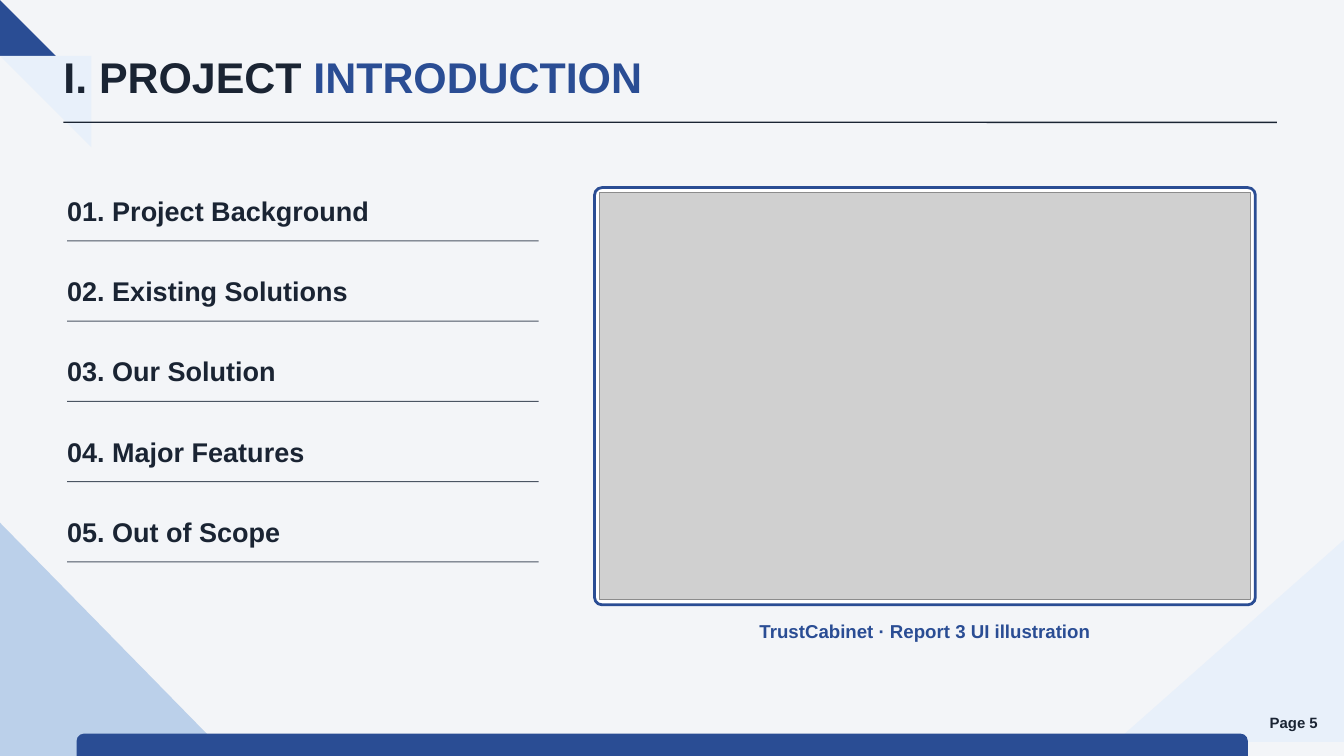
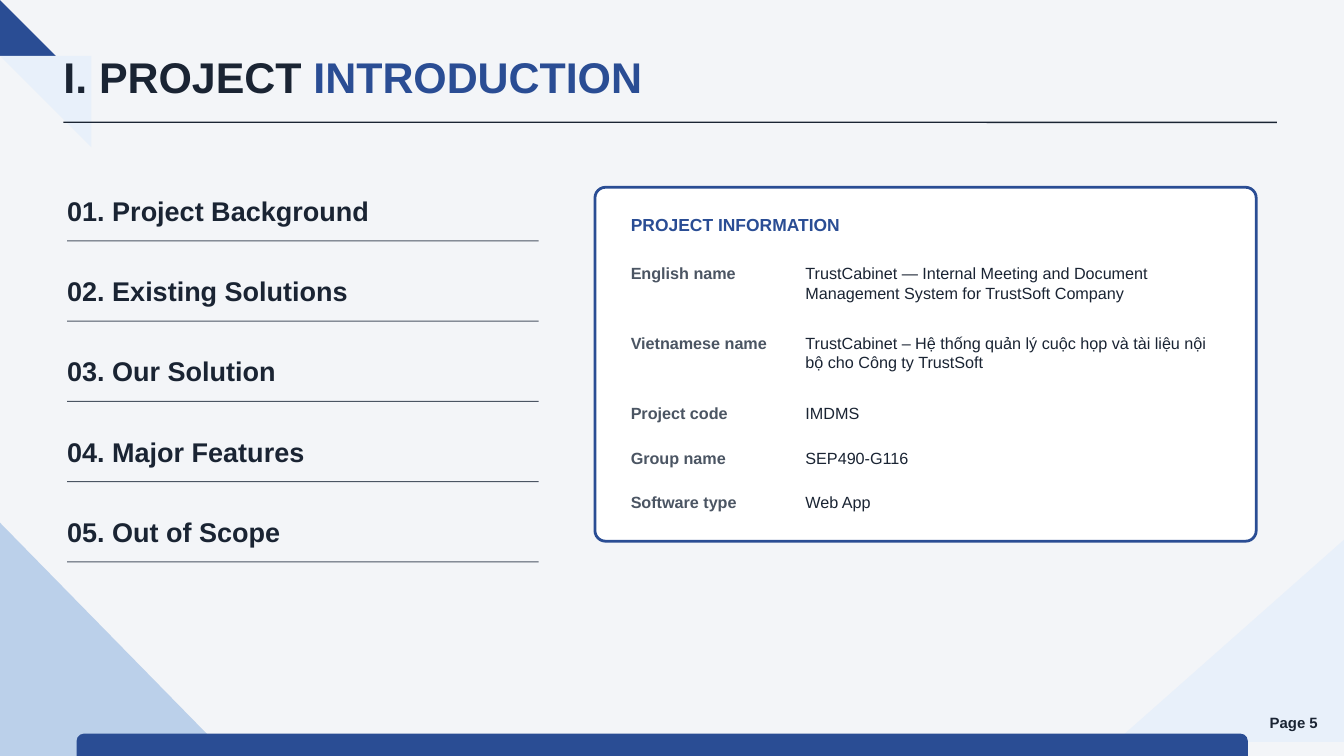
Before and after one commit to callmehai/FU-FA26-G116, a slide deck: slide 5 of docs/08-reports/source/TrustCabinet_Report.pptx. Drawn at 1344x756 pixels with LibreOffice and Linux fonts; fonts in the diff are those of the drawing; grey boxes stand for pictures. Boxes give left, top, right and bottom in pixels: in the first picture for what was removed or moved away, otherwise in the second. Text is boxed around its words. In the diff, an @@ line names an element or a change of style, - is before the commit and + after.

Commit message:
[Doc]: Update sequence diagram for UC09, UC13. Update Report slide

```diff
--- a/docs/08-reports/source/TrustCabinet_Report.pptx
+++ b/docs/08-reports/source/TrustCabinet_Report.pptx
@@ rounded rectangle: place and size @@
-rounded rectangle at (595, 187, 1256, 605)
+rounded rectangle at (595, 187, 1256, 541)
@@ rounded rectangle at (595, 187, 1256, 541): proportions changed @@
@@ picture removed at (599, 193, 1251, 599) @@
@@ text added at (631, 219, 840, 231), 14 pt, text #2A4D94, bold @@
+PROJECT INFORMATION
@@ text added at (631, 267, 736, 283), 13 pt, text #4B5563, bold @@
+English name
@@ text added at (805, 267, 1148, 302), 13 pt, text #1A2433 @@
+TrustCabinet — Internal Meeting and Document Management System for TrustSoft Company
@@ text added at (631, 337, 767, 349), 13 pt, text #4B5563, bold @@
+Vietnamese name
@@ text added at (805, 336, 1206, 372), 13 pt, text #1A2433 @@
+TrustCabinet – Hệ thống quản lý cuộc họp và tài liệu nội bộ cho Công ty TrustSoft
@@ text added at (631, 407, 728, 423), 13 pt, text #4B5563, bold @@
+Project code
@@ text added at (805, 407, 859, 419), 13 pt, text #1A2433 @@
+IMDMS
@@ text added at (631, 452, 726, 468), 13 pt, text #4B5563, bold @@
+Group name
@@ text added at (805, 452, 908, 464), 13 pt, text #1A2433 @@
+SEP490-G116
@@ text added at (631, 496, 736, 512), 13 pt, text #4B5563, bold @@
+Software type
@@ text added at (805, 496, 871, 512), 13 pt, text #1A2433 @@
+Web App
@@ text removed at (759, 624, 1090, 642) @@
-TrustCabinet · Report 3 UI illustration
```
Also in this commit, not shown: 34 other slides changed, 3 slides added, 3 slides removed, 6 other files.
